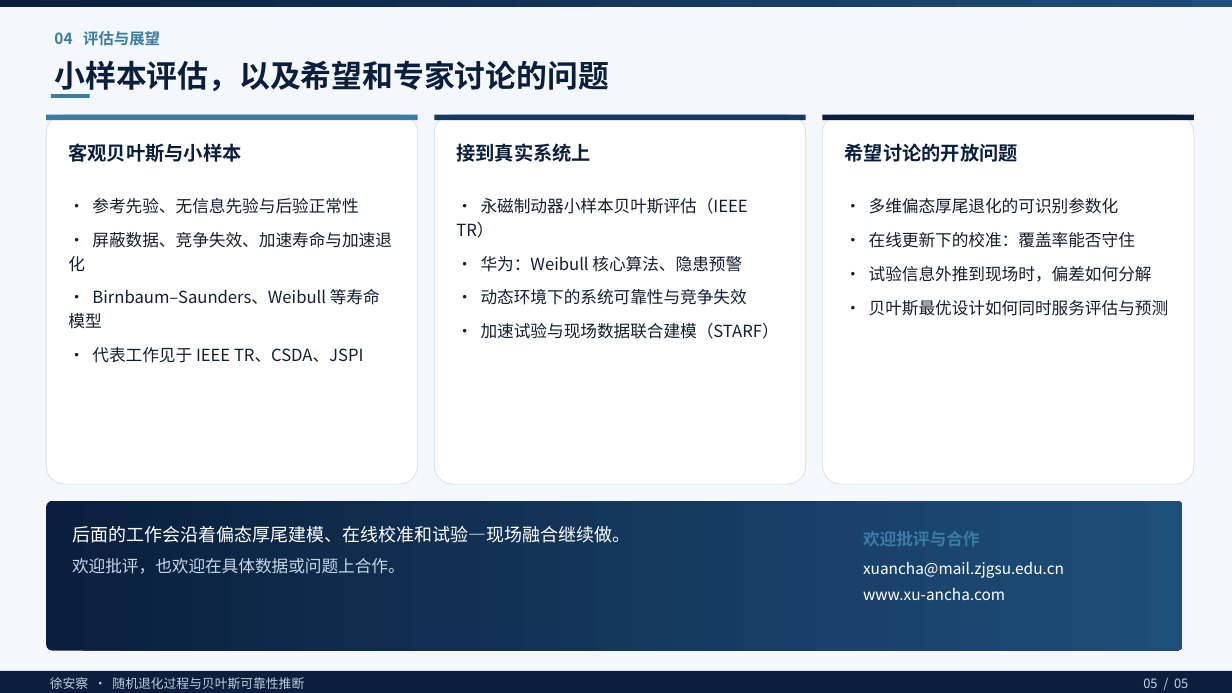
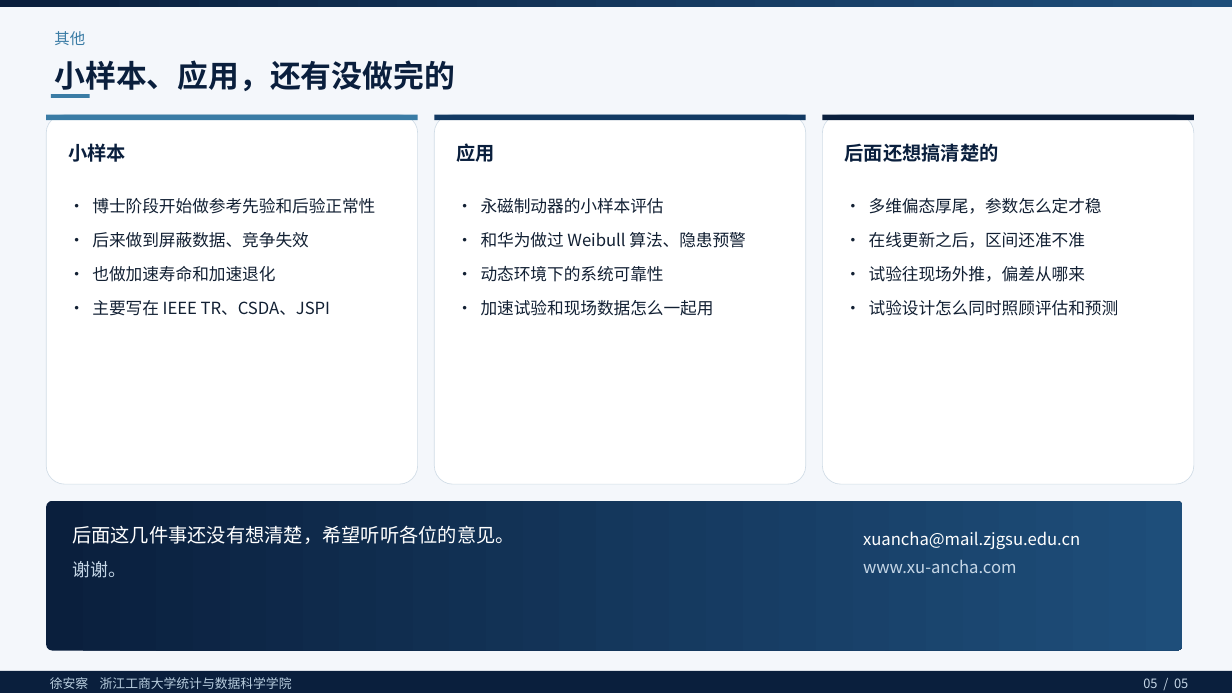
Before and after one commit to XU-ANCHA/XU-ANCHA.github.io, a slide deck: slide 5 of files/slides/research-intro-experts.pptx. Drawn at 1232x693 pixels with LibreOffice and Linux fonts; fonts in the diff are those of the drawing. Boxes give left, top, right and bottom in pixels: in the first picture for what was removed or moved away, otherwise in the second. Text is boxed around its words. In the diff, an @@ line names an element or a change of style, - is before the commit and + after.

```diff
--- a/files/slides/research-intro-experts.pptx
+++ b/files/slides/research-intro-experts.pptx
@@ text at [54, 31, 85, 45]: text changed; bold off @@
-04 评估与展望
+其他
@@ text at [54, 60, 454, 96]: text changed @@
-小样本评估，以及希望和专家讨论的问题
+小样本、应用，还有没做完的
@@ text at [68, 143, 126, 162]: text changed @@
-客观贝叶斯与小样本
+小样本
@@ text at [456, 143, 494, 162]: text changed @@
-接到真实系统上
+应用
@@ text at [845, 143, 999, 162]: text changed @@
-希望讨论的开放问题
+后面还想搞清楚的
@@ text at [92, 198, 375, 316]: text changed @@
-· 参考先验、无信息先验与后验正常性
-· 屏蔽数据、竞争失效、加速寿命与加速退化
-· Birnbaum–Saunders、Weibull 等寿命模型
-· 代表工作见于 IEEE TR、CSDA、JSPI
+· 博士阶段开始做参考先验和后验正常性
+· 后来做到屏蔽数据、竞争失效
+· 也做加速寿命和加速退化
+· 主要写在 IEEE TR、CSDA、JSPI
@@ text at [481, 198, 746, 316]: text changed @@
-· 永磁制动器小样本贝叶斯评估（IEEE TR）
-· 华为：Weibull 核心算法、隐患预警
-· 动态环境下的系统可靠性与竞争失效
-· 加速试验与现场数据联合建模（STARF）
+· 永磁制动器的小样本评估
+· 和华为做过 Weibull 算法、隐患预警
+· 动态环境下的系统可靠性
+· 加速试验和现场数据怎么一起用
@@ text at [869, 198, 1119, 316]: text changed @@
-· 多维偏态厚尾退化的可识别参数化
-· 在线更新下的校准：覆盖率能否守住
-· 试验信息外推到现场时，偏差如何分解
-· 贝叶斯最优设计如何同时服务评估与预测
+· 多维偏态厚尾，参数怎么定才稳
+· 在线更新之后，区间还准不准
+· 试验往现场外推，偏差从哪来
+· 试验设计怎么同时照顾评估和预测
@@ text at [72, 525, 515, 578]: text changed; size 14 to 15 pt @@
-后面的工作会沿着偏态厚尾建模、在线校准和试验—现场融合继续做。
-欢迎批评，也欢迎在具体数据或问题上合作。
+后面这几件事还没有想清楚，希望听听各位的意见。
+谢谢。
@@ text "xuancha@mail.zjgsu.edu.cn" at [863, 531, 1080, 573]: size 12 to 13 pt; text colour #FFFFFF to #C5D6E6 in "www.xu-ancha.com"; more space between paragraphs @@
@@ text at [863, 531, 980, 546]: paragraph removed @@
-欢迎批评与合作
@@ text at [50, 677, 292, 689]: text changed @@
-徐安察 · 随机退化过程与贝叶斯可靠性推断
+徐安察 浙江工商大学统计与数据科学学院
```
Also in this commit, not shown: 4 other slides changed, 2 other files.
